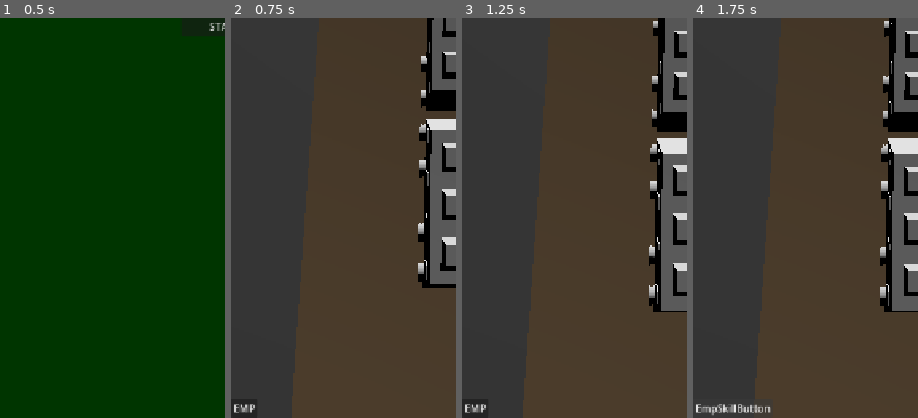
Above: before the commit, frames 1-4 (left to right).
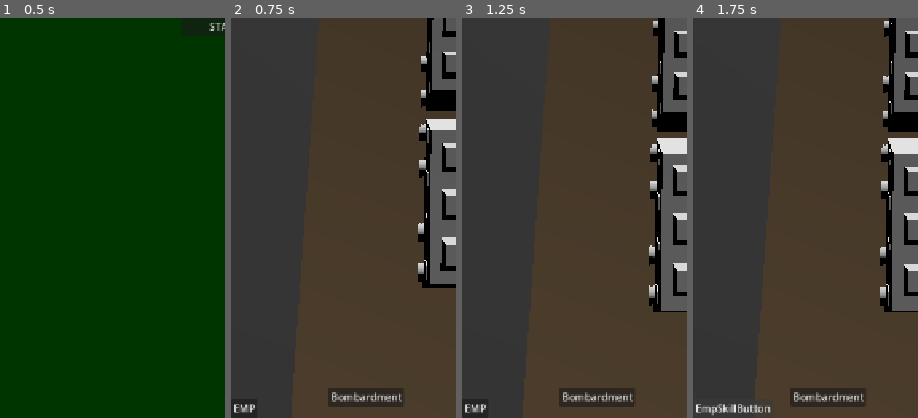
Above: after the commit, the same moments.

Repository: GabrielSiras/Decomissioners
Game: Godot game, scene res://scenes/UI-UX/UI/MENUs/MainMenu.tscn
The game is run twice, just before and just after one commit, with the same random seed, the same clock (stepped at 60 frames per second) and the same inputs. Before the commit the project starts from res://scenes/UI-UX/UI/MainMenu.tscn.
Inputs:
- Up to frame 1 (0.5 s): no input
- Up to frame 2 (0.75 s): click "START" at 0.5 s
- Up to frame 3 (1.25 s): no input
- Up to frame 4 (1.75 s): click "EMP" at 1.25 s
The pictures show only the part of the screen within x 0-50%, y 50-100%; the shares and areas given below are measured in that part.

Frame 1 is identical in both runs. In frame 2, 1.4% of the frame differs, in the area x 43-77%, y 92-98%; in frame 3, 1.4%; in frame 4, 1.4%.

Commit message:
#23/FEAT: Adicionado a Bombardment skill.

Diff:
--- /dev/null
+++ b/scenes/Player/Skills/Bombardment/Bombardment.tscn
@@ -0,0 +1,17 @@
+[gd_scene format=3 uid="uid://bc2jkojs684ns"]
+
+[ext_resource type="Script" uid="uid://bvpmvide71hxk" path="res://scripts/Player/Skills/Bombardment/Bombardment.gd" id="1_8y1h5"]
+[ext_resource type="PackedScene" uid="uid://x2uj51mwckp5" path="res://scenes/VFX/ExplosionVFX.tscn" id="2_xga24"]
+
+[sub_resource type="SphereMesh" id="SphereMesh_qmg03"]
+height = 0.1
+radial_segments = 12
+rings = 3
+
+[node name="Bombardment" type="Node3D" unique_id=1233679808]
+script = ExtResource("1_8y1h5")
+explosion_effect_scene = ExtResource("2_xga24")
+
+[node name="IndicatorMesh" type="MeshInstance3D" parent="." unique_id=1697505361]
+transform = Transform3D(1, 0, 0, 0, 1, 0, 0, 0, 1, -7.739663e-05, -0.0029506683, 0.0013206005)
+mesh = SubResource("SphereMesh_qmg03")
--- /dev/null
+++ b/scenes/Player/Skills/Bombardment/BombardmentSkillButton.tscn
@@ -0,0 +1,16 @@
+[gd_scene format=3 uid="uid://rbte6nqh348f"]
+
+[ext_resource type="PackedScene" uid="uid://dlk4tve5trsps" path="res://scenes/Player/Skills/SkillBase.tscn" id="1_5uwgk"]
+[ext_resource type="Script" uid="uid://ccpfov3xs4314" path="res://scripts/Player/Skills/Bombardment/BombardmentSkillButton.gd" id="2_u5j7m"]
+[ext_resource type="PackedScene" uid="uid://bc2jkojs684ns" path="res://scenes/Player/Skills/Bombardment/Bombardment.tscn" id="3_8my35"]
+
+[node name="BombardmentSkillButton" unique_id=834700005 instance=ExtResource("1_5uwgk")]
+offset_left = 156.0
+offset_top = 1231.0
+offset_right = 277.0
+offset_bottom = 1262.0
+text = "Bombardment"
+script = ExtResource("2_u5j7m")
+bombardment_scene = ExtResource("3_8my35")
+
+[node name="CooldownTimer" type="Timer" parent="." index="0" unique_id=946769539]
--- a/scenes/Player/Skills/EMP/EmpPulse.tscn
+++ b/scenes/Player/Skills/EMP/EmpPulse.tscn
@@ -1,6 +1,6 @@
 [gd_scene format=3 uid="uid://bh8ga6kvm36f"]
 
-[ext_resource type="Script" uid="uid://s71bnu4dy2pl" path="res://scripts/Skills/EMP/EmpPulse.gd" id="1_dmc0m"]
+[ext_resource type="Script" uid="uid://s71bnu4dy2pl" path="res://scripts/Player/Skills/EMP/EmpPulse.gd" id="1_dmc0m"]
 
 [node name="EmpPulse" type="Node3D" unique_id=1915837714]
 script = ExtResource("1_dmc0m")
--- a/scenes/Player/Skills/EMP/EmpSkillButton.tscn
+++ b/scenes/Player/Skills/EMP/EmpSkillButton.tscn
@@ -1,7 +1,7 @@
 [gd_scene format=3 uid="uid://d1euxj5pok2vx"]
 
 [ext_resource type="PackedScene" uid="uid://dlk4tve5trsps" path="res://scenes/Player/Skills/SkillBase.tscn" id="1_vwtl0"]
-[ext_resource type="Script" uid="uid://dmmpysunnt0uh" path="res://scripts/Skills/EMP/EmpSkillButton.gd" id="2_rxs3e"]
+[ext_resource type="Script" uid="uid://dmmpysunnt0uh" path="res://scripts/Player/Skills/EMP/EmpSkillButton.gd" id="2_rxs3e"]
 [ext_resource type="PackedScene" uid="uid://bh8ga6kvm36f" path="res://scenes/Player/Skills/EMP/EmpPulse.tscn" id="3_b4ius"]
 
 [node name="EmpSkillButton" unique_id=834700005 instance=ExtResource("1_vwtl0")]
--- a/scenes/Player/Skills/SkillBase.tscn
+++ b/scenes/Player/Skills/SkillBase.tscn
@@ -1,6 +1,6 @@
 [gd_scene format=3 uid="uid://dlk4tve5trsps"]
 
-[ext_resource type="Script" uid="uid://d3t6aygtwup4e" path="res://scripts/Skills/SkillBase.gd" id="1_ytsn0"]
+[ext_resource type="Script" uid="uid://d3t6aygtwup4e" path="res://scripts/Player/Skills/SkillBase.gd" id="1_ytsn0"]
 
 [node name="SkillBase" type="Button" unique_id=834700005]
 offset_right = 8.0
--- a/scenes/VFX/ExplosionVFX.tscn
+++ b/scenes/VFX/ExplosionVFX.tscn
@@ -1,16 +1,8 @@
 [gd_scene format=3 uid="uid://x2uj51mwckp5"]
 
 [ext_resource type="Texture2D" uid="uid://duj7n4gkvuyfl" path="res://assets/VFX Textures/Shockwave Texture.png" id="1_2s4jh"]
+[ext_resource type="Script" uid="uid://cwc0nh2hg1iri" path="res://scripts/VFX/ExplosionBombardment.gd" id="1_dep8j"]
 [ext_resource type="Material" uid="uid://cgp7u735pspoe" path="res://assets/VFX Textures/MaterialExplosiveCloud.tres" id="2_hf1lp"]
-
-[sub_resource type="Sky" id="Sky_b1lj4"]
-
-[sub_resource type="Environment" id="Environment_13qdw"]
-background_mode = 3
-sky = SubResource("Sky_b1lj4")
-ambient_light_source = 1
-glow_enabled = true
-glow_intensity = 0.5
 
 [sub_resource type="Curve" id="Curve_6ncas"]
 _limits = [-2.0, 1.0, 0.0, 1.0]
@@ -156,9 +148,7 @@
 orientation = 1
 
 [node name="ExplosionVFX" type="Node3D" unique_id=369015673]
-
-[node name="WorldEnvironment" type="WorldEnvironment" parent="." unique_id=1876443053]
-environment = SubResource("Environment_13qdw")
+script = ExtResource("1_dep8j")
 
 [node name="TheBigOne" type="GPUParticles3D" parent="." unique_id=1596458334]
 transform = Transform3D(1, 0, 0, 0, 1, 0, 0, 0, 1, 0, -0.40087104, 0)
@@ -192,5 +182,6 @@
 
 [node name="MeshInstance3D2" type="MeshInstance3D" parent="." unique_id=405767991]
 transform = Transform3D(9.062656, 0, 0, 0, 1, 0, 0, 0, 8.892383, 0, 0, 0)
+visible = false
 material_override = SubResource("StandardMaterial3D_iujhx")
 mesh = SubResource("QuadMesh_jofub")
--- a/scenes/devroom.tscn
+++ b/scenes/devroom.tscn
@@ -5,7 +5,7 @@
 [ext_resource type="PackedScene" uid="uid://msr581mrgwu6" path="res://scenes/Enemies/EnemySpawner.tscn" id="3_anjfi"]
 [ext_resource type="PackedScene" uid="uid://ckjdl2ahbor33" path="res://scenes/Enemies/RangedEnemies/FighterJet/FighterJet.tscn" id="3_gkwus"]
 [ext_resource type="PackedScene" uid="uid://cika3a8mjdsiv" path="res://scenes/Player/Train/Train.tscn" id="3_hs430"]
-[ext_resource type="PackedScene" uid="uid://bvuisrwp77067" path="res://scenes/UI-UX/UI/DefeatMenu.tscn" id="4_do01s"]
+[ext_resource type="PackedScene" uid="uid://bvuisrwp77067" path="res://scenes/UI-UX/UI/MENUs/DefeatMenu.tscn" id="4_do01s"]
 [ext_resource type="PackedScene" uid="uid://ctyvfr2vuoihj" path="res://scenes/Enemies/RangedEnemies/AAA/AAA.tscn" id="4_f0wih"]
 [ext_resource type="PackedScene" uid="uid://cwu4wqhcnkcuj" path="res://scenes/UI-UX/UI/SpeedLever.tscn" id="5_anjfi"]
 [ext_resource type="PackedScene" uid="uid://csfvqmwgcoymq" path="res://scenes/UI-UX/UI/TrainProgressBar.tscn" id="6_ivymc"]
@@ -17,11 +17,12 @@
 [ext_resource type="PackedScene" uid="uid://clo1skfkq2gfr" path="res://scenes/Terrain/Chunks/ScrapYard/ScrapYard2.tscn" id="11_h8k66"]
 [ext_resource type="PackedScene" uid="uid://dks1v21r0m6w6" path="res://scenes/Terrain/Chunks/Factory/Factory1.tscn" id="12_558wr"]
 [ext_resource type="PackedScene" uid="uid://knbsvydvyrn3" path="res://scenes/Terrain/Chunks/Factory/Factory2.tscn" id="13_yxgwb"]
-[ext_resource type="PackedScene" uid="uid://7vml8gkbdtrb" path="res://scenes/UI-UX/UI/BuildMenuUI.tscn" id="14_h3fqt"]
+[ext_resource type="PackedScene" uid="uid://7vml8gkbdtrb" path="res://scenes/UI-UX/UI/MENUs/BuildMenuUI.tscn" id="14_h3fqt"]
 [ext_resource type="PackedScene" uid="uid://bh4nxhtcknybg" path="res://scenes/Turrets/TurretBase.tscn" id="15_fxyqj"]
-[ext_resource type="PackedScene" uid="uid://bnhwjmce2un5i" path="res://scenes/UI-UX/UI/DemolishingMenuUI.tscn" id="16_h8k66"]
+[ext_resource type="PackedScene" uid="uid://bnhwjmce2un5i" path="res://scenes/UI-UX/UI/MENUs/DemolishingMenuUI.tscn" id="16_h8k66"]
 [ext_resource type="PackedScene" uid="uid://d1euxj5pok2vx" path="res://scenes/Player/Skills/EMP/EmpSkillButton.tscn" id="17_558wr"]
 [ext_resource type="PackedScene" uid="uid://b6kis3qguxedq" path="res://scenes/Player/Wagon/Wagon.tscn" id="19_c0ium"]
+[ext_resource type="PackedScene" uid="uid://rbte6nqh348f" path="res://scenes/Player/Skills/Bombardment/BombardmentSkillButton.tscn" id="20_3f7xg"]
 
 [node name="Devroom3d" type="Node3D" unique_id=95222864]
 
@@ -82,6 +83,9 @@
 [node name="EmpSkillButton" parent="Skills" unique_id=834700005 node_paths=PackedStringArray("train") instance=ExtResource("17_558wr")]
 train = NodePath("../../Player/TrainHead")
 
+[node name="BombardmentSkillButton" parent="Skills" unique_id=246414351 instance=ExtResource("20_3f7xg")]
+bombardment_scene = null
+
 [node name="Player" type="Node3D" parent="." unique_id=163302227]
 
 [node name="TrainHead" parent="Player" unique_id=423923195 node_paths=PackedStringArray("wagons", "defeat_menu", "speed_lever", "progress_bar", "destination_node") instance=ExtResource("3_hs430")]
--- /dev/null
+++ b/scripts/Player/Skills/Bombardment/Bombardment.gd
@@ -0,0 +1,101 @@
+class_name Bombardment
+extends Node3D
+
+signal executed
+signal cancelled
+
+@export_category("Configurações do Bombardeio")
+@export var damage: int = 400
+@export var damage_radius: float = 3.0
+@export var explosion_effect_scene: PackedScene
+@export var lifetime: float = 1.0
+
+var camera: Camera3D
+
+func _ready() -> void:
+	camera = get_viewport().get_camera_3d()
+
+	for child in get_children():
+		if child is GPUParticles3D or child is CPUParticles3D:
+			child.restart()
+			child.emitting = true
+
+	await get_tree().create_timer(lifetime).timeout
+	queue_free()
+
+func _unhandled_input(event: InputEvent) -> void:
+	var is_touch = event is InputEventScreenTouch and event.pressed
+	var is_click = event is InputEventMouseButton and event.button_index == MOUSE_BUTTON_LEFT and event.pressed
+
+	if is_touch or is_click:
+		var touch_pos: Vector2 = event.position
+		var ground_pos: Vector3 = _get_touch_ground_position(touch_pos)
+
+		if ground_pos != Vector3.ZERO:
+			if not _check_train_overlap(ground_pos):
+				_execute_attack(ground_pos)
+			else:
+				print("❌ Não é possível bombardear em cima do comboio!")
+				cancelled.emit()
+				queue_free()
+
+func _execute_attack(target_position: Vector3) -> void:
+	global_position = target_position
+
+	if explosion_effect_scene:
+		var explosion = explosion_effect_scene.instantiate()
+		get_parent().add_child(explosion)
+		explosion.global_position = target_position
+
+	var space_state = get_world_3d().direct_space_state
+	var query = PhysicsShapeQueryParameters3D.new()
+	var sphere = SphereShape3D.new()
+	sphere.radius = damage_radius
+	query.shape = sphere
+	query.transform.origin = target_position
+
+	var results = space_state.intersect_shape(query)
+	for result in results:
+		var body = result["collider"]
+		if is_instance_valid(body) and body.is_in_group("enemies"):
+			if body.has_method("take_damage"):
+				body.take_damage(damage)
+
+	executed.emit()
+	queue_free()
+
+func spawn_explosion_vfx(spawn_position: Vector3) -> void:
+	if explosion_effect_scene:
+		var explosion = explosion_effect_scene.instantiate()
+
+		get_tree().current_scene.add_child(explosion)
+
+		explosion.global_position = spawn_position
+
+func _check_train_overlap(pos: Vector3) -> bool:
+	var space_state = get_world_3d().direct_space_state
+	var query = PhysicsShapeQueryParameters3D.new()
+	var sphere = SphereShape3D.new()
+	sphere.radius = damage_radius
+	query.shape = sphere
+	query.transform.origin = pos
+
+	var results = space_state.intersect_shape(query)
+	for result in results:
+		var body = result["collider"]
+		if is_instance_valid(body):
+			if body.is_in_group("player_targets") or body.is_in_group("wagons"):
+				return true
+	return false
+
+func _get_touch_ground_position(screen_pos: Vector2) -> Vector3:
+	if not is_instance_valid(camera):
+		return Vector3.ZERO
+
+	var ray_origin = camera.project_ray_origin(screen_pos)
+	var ray_direction = camera.project_ray_normal(screen_pos)
+
+	var ground_plane = Plane(Vector3.UP, 0.1)
+	var hit_pos = ground_plane.intersects_ray(ray_origin, ray_direction)
+
+	return hit_pos if hit_pos else Vector3.ZERO
--- /dev/null
+++ b/scripts/Player/Skills/Bombardment/BombardmentSkillButton.gd
@@ -0,0 +1,38 @@
+class_name BombardmentSkillButton
+extends Button
+
+@export var bombardment_scene: PackedScene
+@export var cooldown_time: float = 15.0
+
+@onready var cooldown_timer: Timer = $CooldownTimer
+
+var active_bombardment: Bombardment = null
+
+func _ready() -> void:
+	cooldown_timer.wait_time = cooldown_time
+	cooldown_timer.one_shot = true
+	cooldown_timer.timeout.connect(_on_cooldown_finished)
+	pressed.connect(_on_pressed)
+
+func _on_pressed() -> void:
+	if not cooldown_timer.is_stopped() or active_bombardment != null:
+		return
+
+	if bombardment_scene:
+		active_bombardment = bombardment_scene.instantiate() as Bombardment
+
+		active_bombardment.executed.connect(_on_skill_executed)
+		active_bombardment.cancelled.connect(_on_skill_cancelled)
+
+		get_tree().root.add_child(active_bombardment)
+
+func _on_skill_executed() -> void:
+	active_bombardment = null
+	disabled = true
+	cooldown_timer.start()
+
+func _on_skill_cancelled() -> void:
+	active_bombardment = null
+
+func _on_cooldown_finished() -> void:
+	disabled = false
--- a/scripts/UI-UX/UI/DefeatMenu.gd
+++ b/scripts/UI-UX/UI/DefeatMenu.gd
@@ -20,4 +20,4 @@
 
 func _on_main_menu_button_pressed() -> void:
 	get_tree().paused = false
-	get_tree().change_scene_to_file("res://scenes/UI-UX/UI/MainMenu.tscn")
+	get_tree().change_scene_to_file("res://scenes/UI-UX/UI/MENUs/MainMenu.tscn")
--- /dev/null
+++ b/scripts/VFX/ExplosionBombardment.gd
@@ -0,0 +1,26 @@
+extends Node3D
+
+@onready var the_big_one: GPUParticles3D = $TheBigOne
+@onready var explosion_cloud: GPUParticles3D = $ExplosionCloud
+@onready var shockwave_vfx: GPUParticles3D = $ShockwaveVFX
+@onready var mesh_instance: MeshInstance3D = $MeshInstance3D2
+
+@export var duration: float = 2.0
+
+func _ready() -> void:
+	explode()
+
+func explode() -> void:
+	the_big_one.restart()
+	explosion_cloud.restart()
+	shockwave_vfx.restart()
+
+	mesh_instance.visible = true
+	mesh_instance.scale = Vector3.ONE * 0.2
+
+	var tween = create_tween()
+	tween.tween_property(mesh_instance, "scale", Vector3.ONE * 1.5, 0.08)
+	tween.tween_property(mesh_instance, "scale", Vector3.ZERO, 0.15)
+
+	await get_tree().create_timer(duration).timeout
+	queue_free()
Renamed: scenes/UI-UX/UI/BuildMenuUI.tscn -> scenes/UI-UX/UI/MENUs/BuildMenuUI.tscn
Renamed: scenes/UI-UX/UI/DefeatMenu.tscn -> scenes/UI-UX/UI/MENUs/DefeatMenu.tscn
Renamed: scenes/UI-UX/UI/DemolishingMenuUI.tscn -> scenes/UI-UX/UI/MENUs/DemolishingMenuUI.tscn
Renamed: scenes/UI-UX/UI/MainMenu.tscn -> scenes/UI-UX/UI/MENUs/MainMenu.tscn
Renamed: scenes/UI-UX/UI/WinMenu.tscn -> scenes/UI-UX/UI/MENUs/WinMenu.tscn
Not shown, added: scripts/Player/Skills/Bombardment/Bombardment.gd.uid
Not shown, added: scripts/Player/Skills/Bombardment/BombardmentSkillButton.gd.uid
Renamed: scripts/Skills/EMP/EmpPulse.gd -> scripts/Player/Skills/EMP/EmpPulse.gd
Renamed: scripts/Skills/EMP/EmpPulse.gd.uid -> scripts/Player/Skills/EMP/EmpPulse.gd.uid
Renamed: scripts/Skills/EMP/EmpSkillButton.gd -> scripts/Player/Skills/EMP/EmpSkillButton.gd
Renamed: scripts/Skills/EMP/EmpSkillButton.gd.uid -> scripts/Player/Skills/EMP/EmpSkillButton.gd.uid
Renamed: scripts/Skills/SkillBase.gd -> scripts/Player/Skills/SkillBase.gd
(and 2 more such lines)
